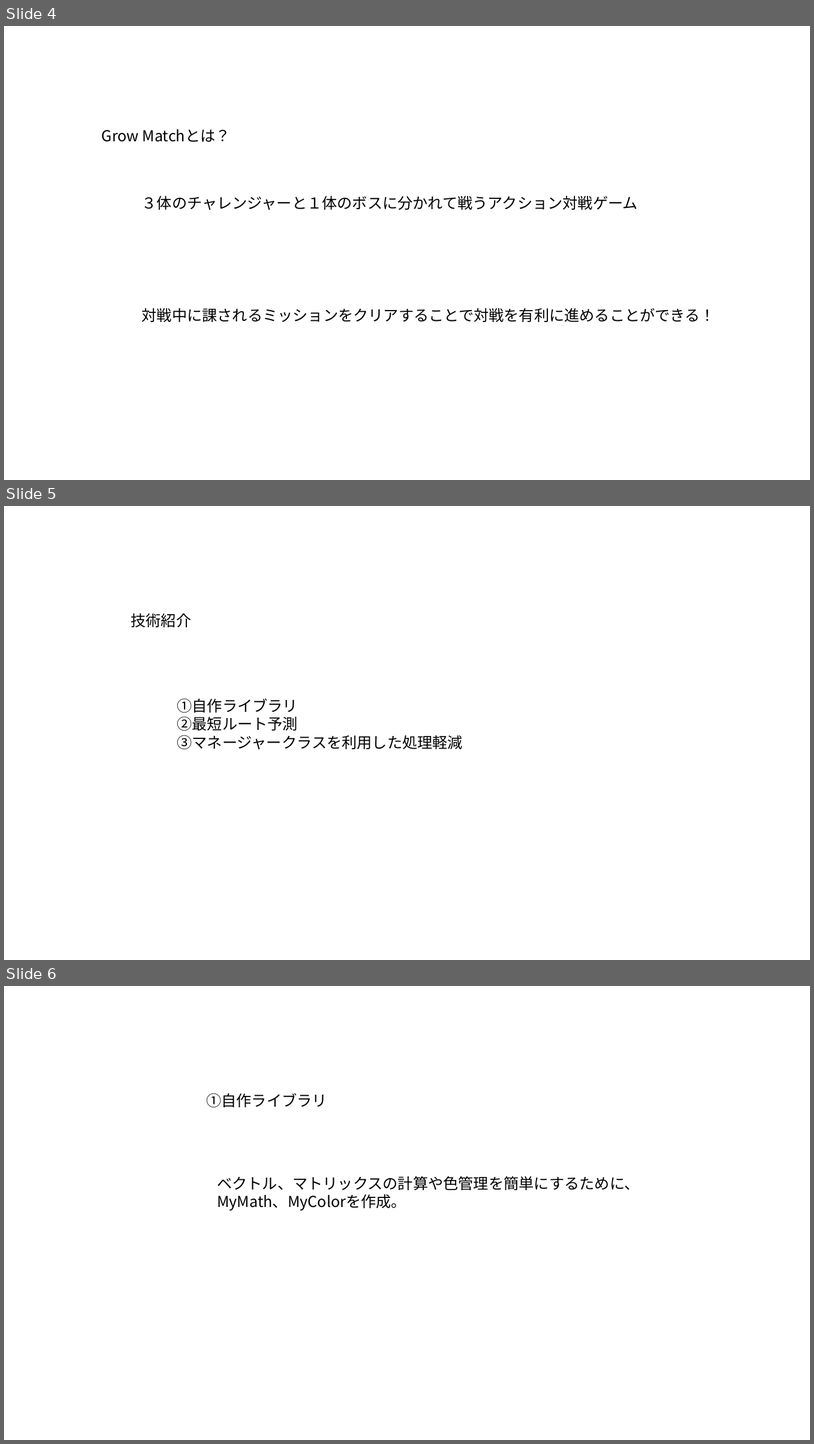
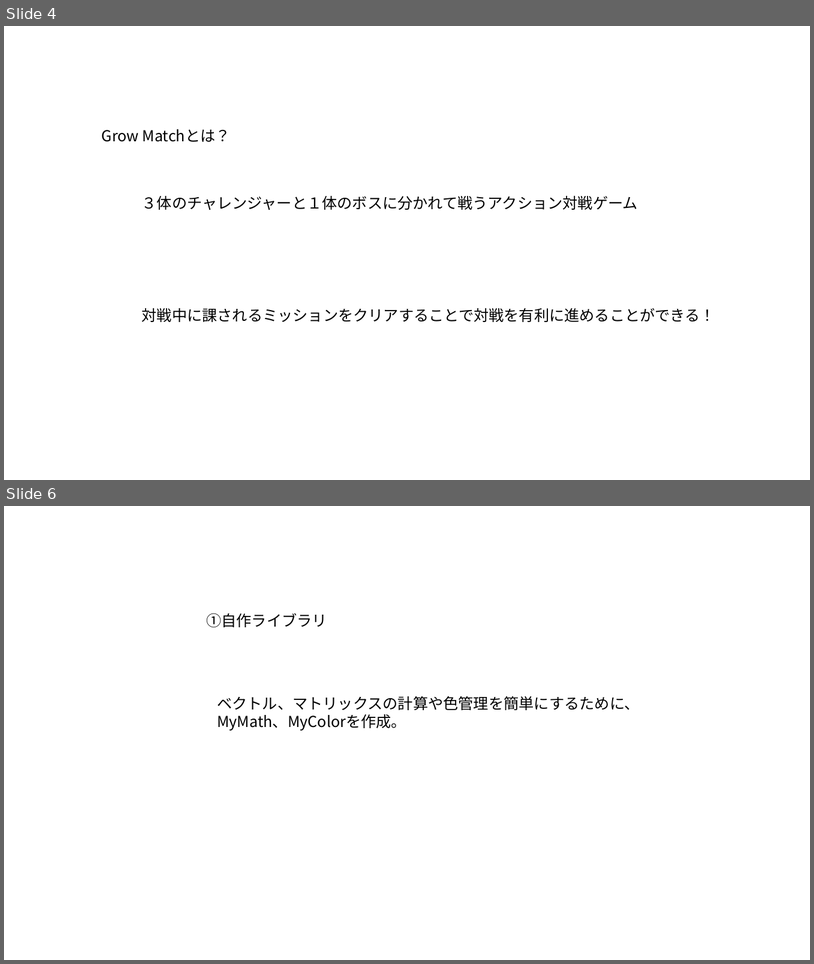
Before and after one commit to soushi1116/Employment_Local, a slide deck: 作品説明資料.pptx. Shown one above the other, each under a label of ours: slides 4, 5 and 6 before the commit, slides 4 and 6 after it; the slides between them are not shown. The pictures are 814x1444 and 814x964 pixels, drawn with LibreOffice and Linux fonts; fonts in the diff are those of the drawing. Boxes give left, top, right and bottom in pixels: in the first picture for what was removed or moved away, otherwise in the second. Text is boxed around its words. In the diff, an @@ line names an element or a change of style, - is before the commit and + after.

```diff
--- a/作品説明資料.pptx
+++ b/作品説明資料.pptx
@@ slide 5 removed at bbox=[4, 506, 810, 960], background #FFFFFF @@
@@ text removed at bbox=[131, 613, 191, 627] @@
-技術紹介
@@ text removed at bbox=[177, 698, 464, 749] @@
-①自作ライブラリ
-②最短ルート予測
-③マネージャークラスを利用した処理軽減
```
Also in this commit, not shown: 1 slide changed, 3 slides added, 1 other slide removed, 1 other file.
